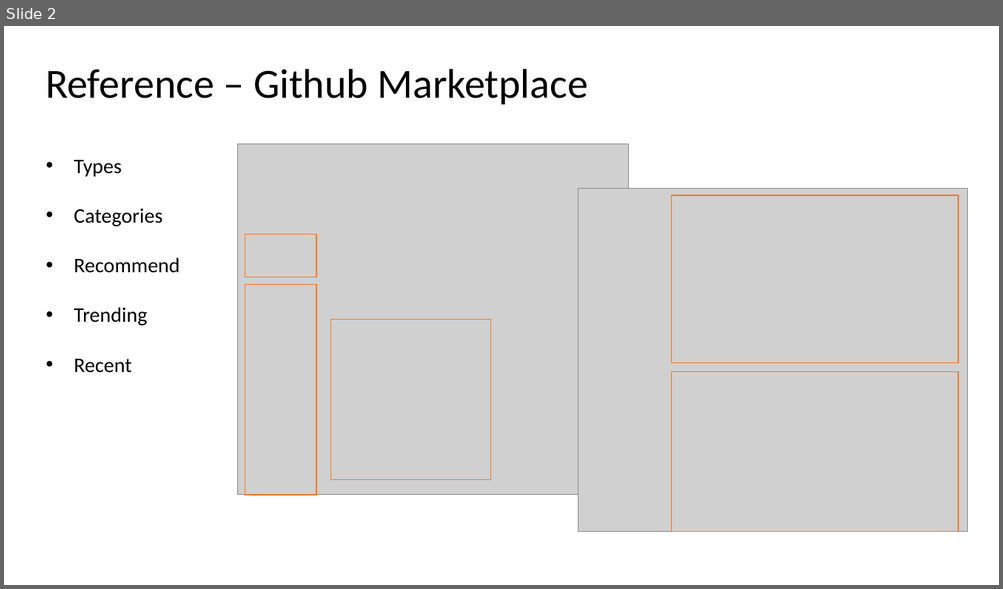
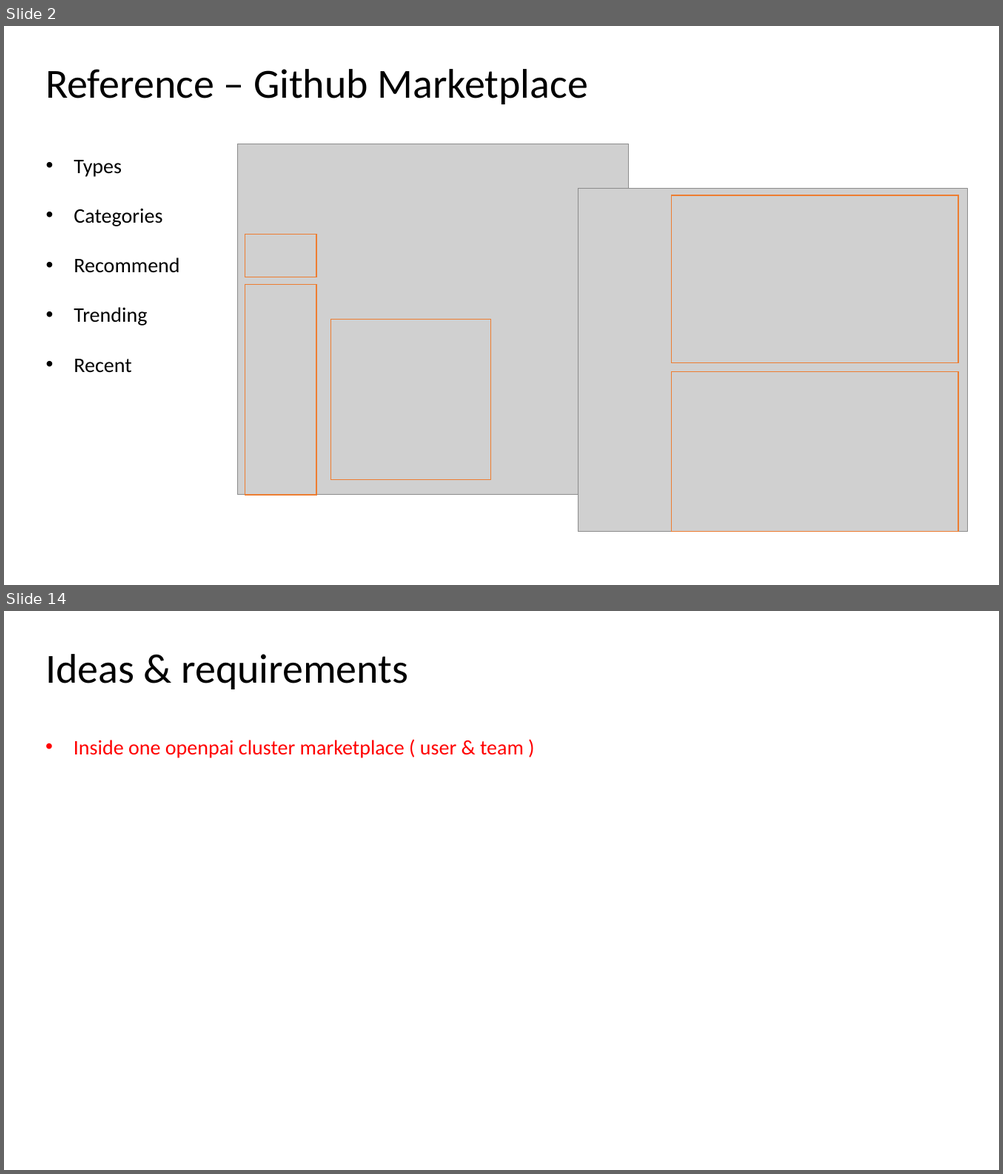
Before and after one commit to microsoft/openpaimarketplace, a slide deck: design/marketplace design user story.pptx. Shown one above the other, each under a label of ours: slide 2 before the commit, slides 2 and 14 after it; the slides between them are not shown. The pictures are 1003x589 and 1003x1174 pixels, drawn with LibreOffice and Linux fonts; fonts in the diff are those of the drawing; grey boxes stand for pictures. Boxes give left, top, right and bottom in pixels: in the first picture for what was removed or moved away, otherwise in the second. Text is boxed around its words. In the diff, an @@ line names an element or a change of style, - is before the commit and + after.

```diff
--- a/design/marketplace design user story.pptx
+++ b/design/marketplace design user story.pptx
@@ slide 14 added at (4, 611, 999, 1170), background #FFFFFF @@
@@ title added at (45, 654, 409, 689), 40 pt, text #000000 @@
+Ideas & requirements
@@ text added at (74, 740, 523, 758), 20 pt, text #FF0000 @@
+• Inside one openpai cluster marketplace ( user & team )
```
Also in this commit, not shown: 5 slides changed, 7 other slides added.
